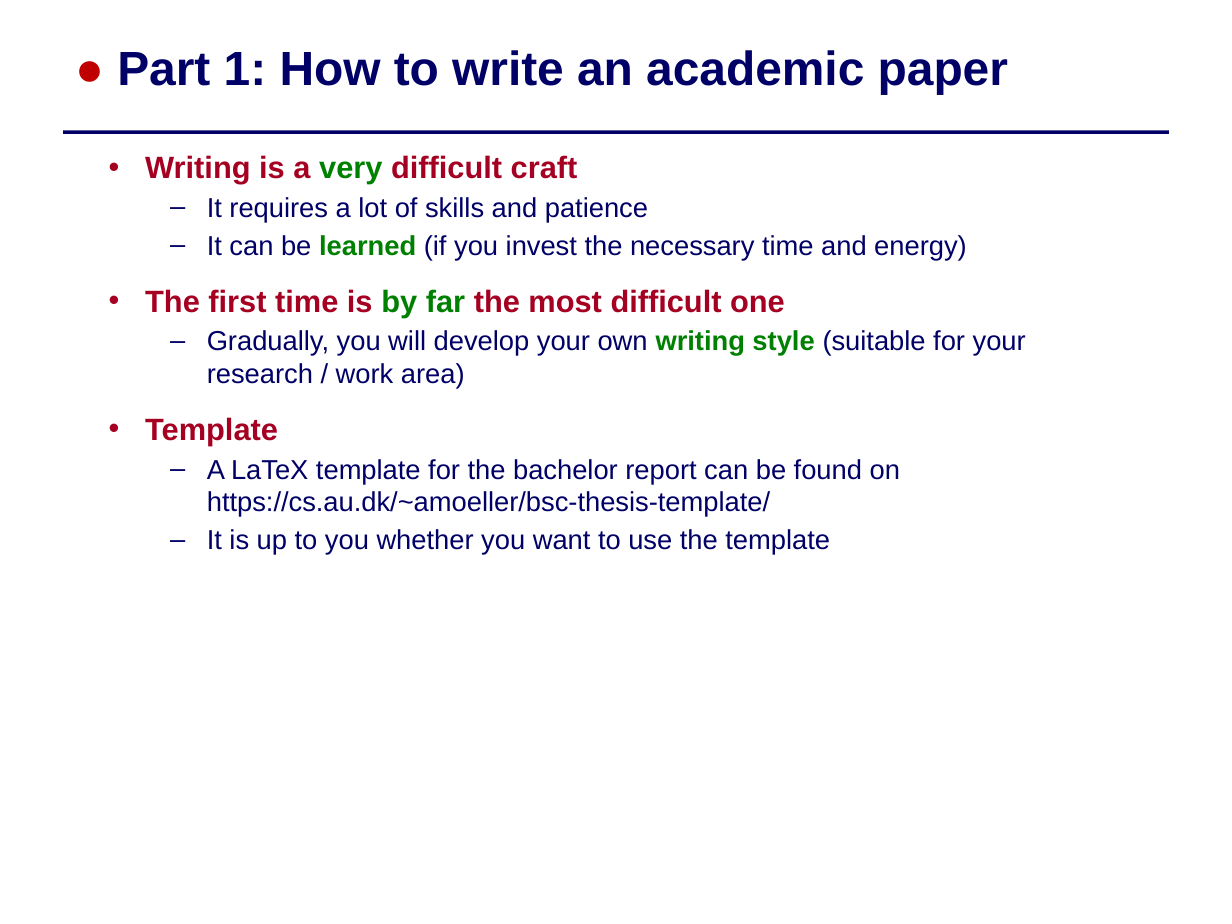
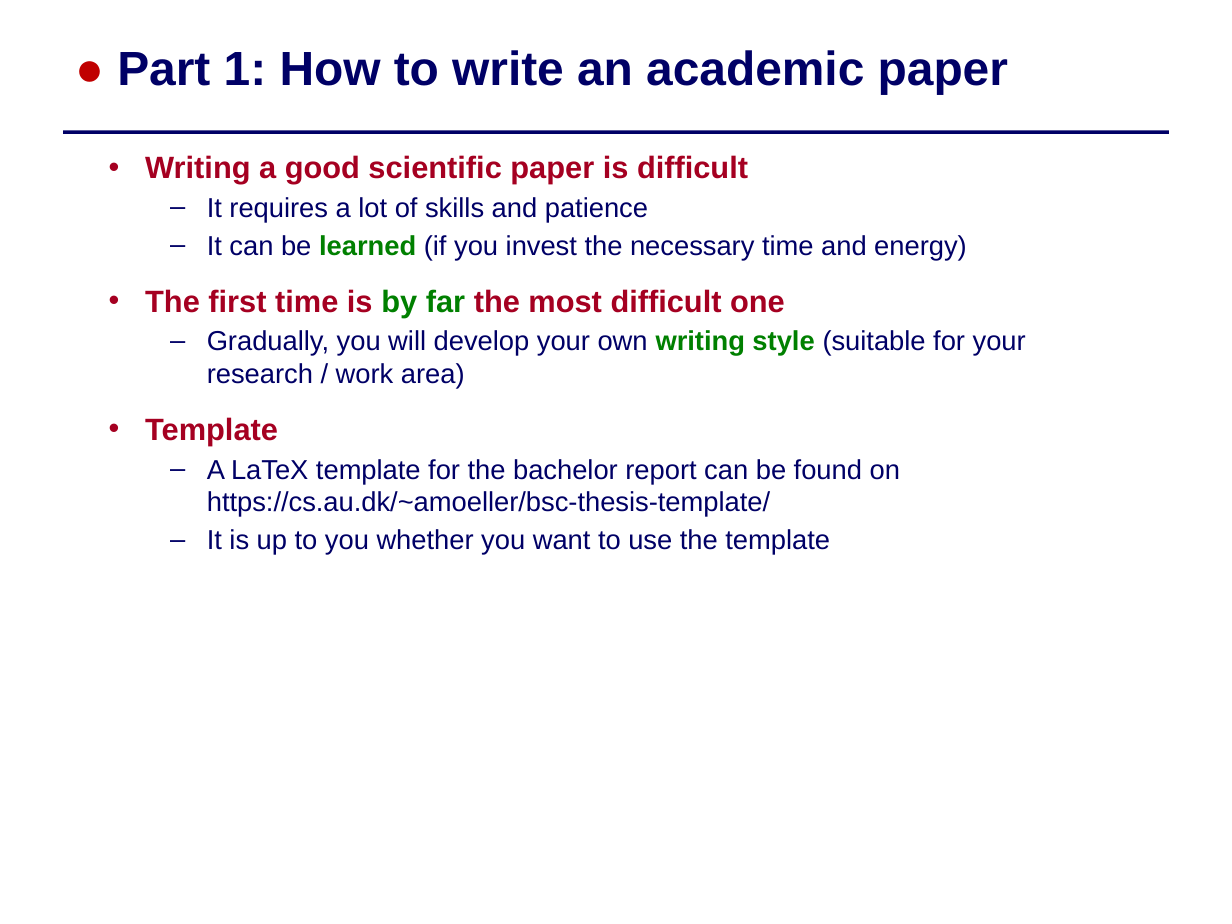
Before and after one commit to IntProgAU/Materiale, a slide deck: slide 2 of web/b25/2 Academic Writing and Oral Presentation.pptx. Drawn at 1232x924 pixels with LibreOffice and Linux fonts; fonts in the diff are those of the drawing. Boxes give left, top, right and bottom in pixels: in the first picture for what was removed or moved away, otherwise in the second. Text is boxed around its words. In the diff, an @@ line names an element or a change of style, - is before the commit and + after.

```diff
--- a/web/b25/2 Academic Writing and Oral Presentation.pptx
+++ b/web/b25/2 Academic Writing and Oral Presentation.pptx
@@ text at [145, 155, 748, 184]: text changed @@
-  • Writing is a very difficult craft
+  • Writing a good scientific paper is difficult
```
Also in this commit, not shown: 11 other slides changed.
